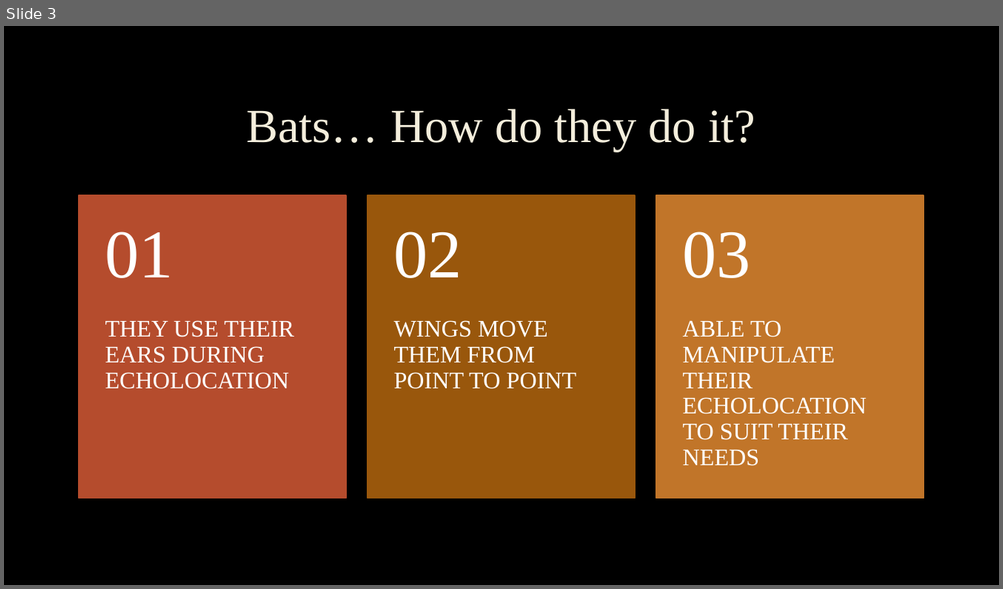
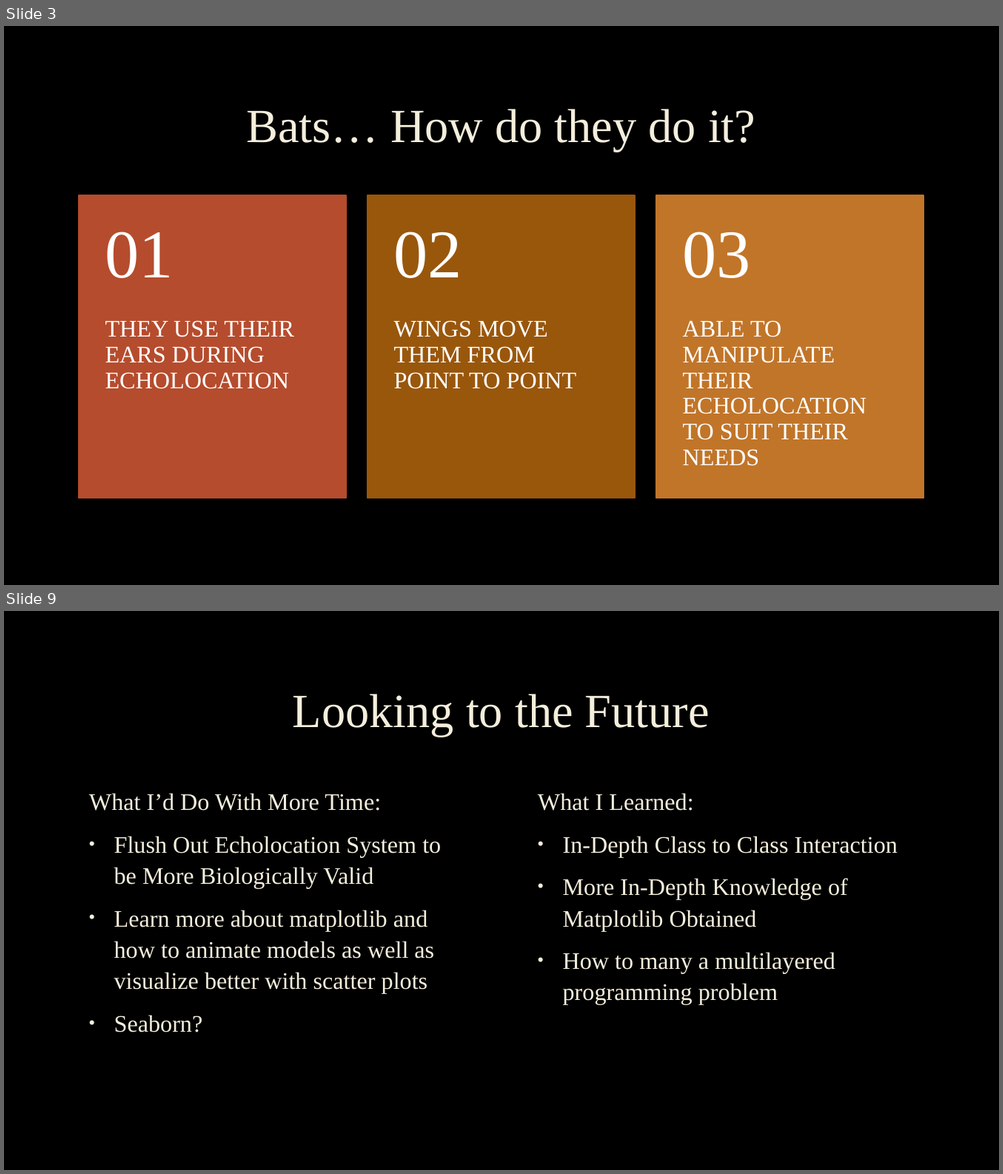
Before and after one commit to alexandermervar/cogs-q320, a slide deck: Final Project/Lost in the Sauce of Bat Flight Simulation.pptm. Shown one above the other, each under a label of ours: slide 3 before the commit, slides 3 and 9 after it; the slides between them are not shown. The pictures are 1003x589 and 1003x1174 pixels, drawn with LibreOffice and Linux fonts; fonts in the diff are those of the drawing; background and template pictures are left out. Boxes give left, top, right and bottom in pixels: in the first picture for what was removed or moved away, otherwise in the second. Text is boxed around its words. In the diff, an @@ line names an element or a change of style, - is before the commit and + after.

```diff
--- a/Final Project/Lost in the Sauce of Bat Flight Simulation.pptm
+++ b/Final Project/Lost in the Sauce of Bat Flight Simulation.pptm
@@ slide 9 added at (4, 611, 999, 1170), background picture (left out) @@
@@ title added at (293, 694, 709, 736), 46 pt, text #F4EEDC @@
+Looking to the Future
@@ text added at (89, 793, 441, 1033), 23 pt, text #F4EEDC @@
+What I’d Do With More Time:
+• Flush Out Echolocation System to be More Biologically Valid
+• Learn more about matplotlib and how to animate models as well as visualize better with scatter plots
+• Seaborn?
@@ text added at (538, 793, 897, 1005), 23 pt, text #F4EEDC @@
+What I Learned:
+• In-Depth Class to Class Interaction
+• More In-Depth Knowledge of Matplotlib Obtained
+• How to many a multilayered programming problem
```
Also in this commit, not shown: 4 slides changed, 3 other slides added, 5 other files.
